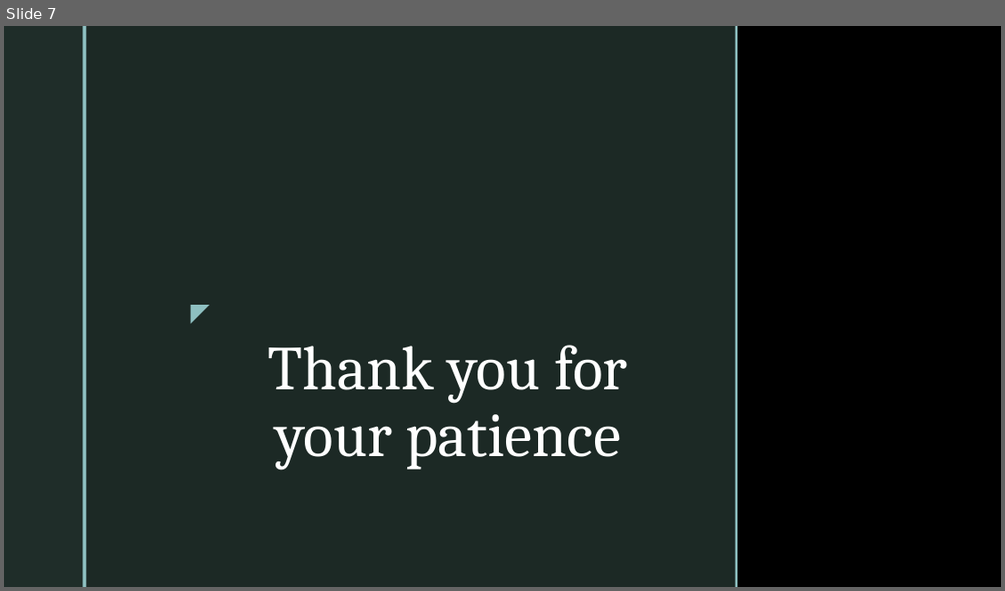
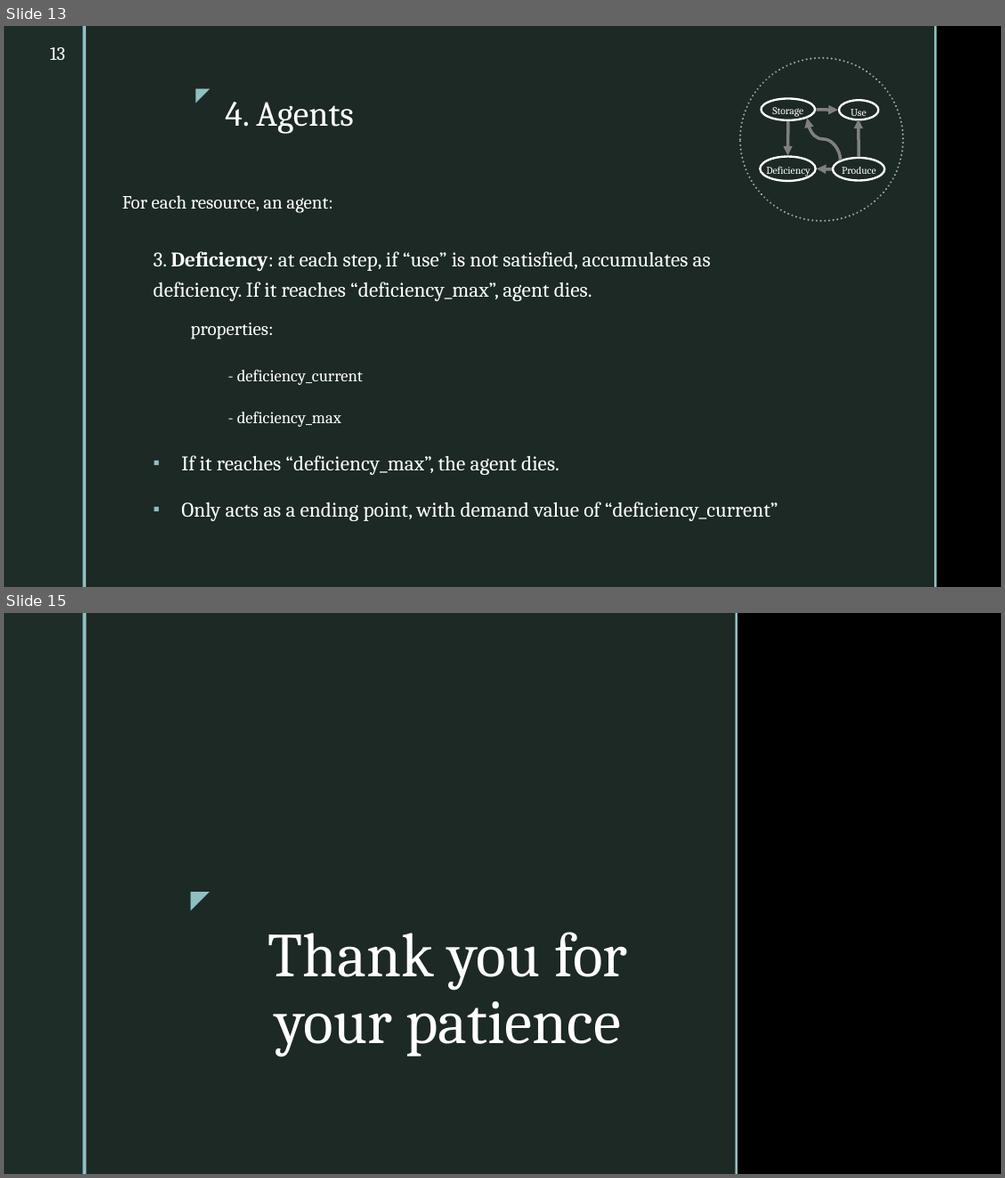
Before and after one commit to cmudrc/pied-piper, a slide deck: Other/Presentation/Presentation 02 - xx Sep, 2022/Presentation 02.pptx. Shown one above the other, each under a label of ours: slide 7 before the commit, slides 13 and 15 after it; the slides between them are not shown. The pictures are 1005x591 and 1005x1178 pixels, drawn with LibreOffice and Linux fonts; fonts in the diff are those of the drawing; background and template pictures are left out. Boxes give left, top, right and bottom in pixels: in the first picture for what was removed or moved away, otherwise in the second. Text is boxed around its words. In the diff, an @@ line names an element or a change of style, - is before the commit and + after.

```diff
--- a/Other/Presentation/Presentation 02 - xx Sep, 2022/Presentation 02.pptx
+++ b/Other/Presentation/Presentation 02 - xx Sep, 2022/Presentation 02.pptx
@@ slide 13 added at (x1=4, y1=26, x2=1001, y2=587), background picture (left out); not listed: 2 template elements that a slide beside it also shows @@
@@ page number added at (x1=50, y1=47, x2=65, y2=60), 18 pt, text #FFFFFF @@
+13
@@ rectangle added at (x1=86, y1=26, x2=934, y2=587), fill #1F2D29 at 92% opacity @@
@@ rectangle added at (x1=934, y1=26, x2=937, y2=587), fill #8EC0C1 @@
@@ text added at (x1=184, y1=79, x2=217, y2=108), 18 pt, text #8EC0C1 @@
+◤
@@ ellipse added at (x1=741, y1=58, x2=904, y2=221), outline #A6A6A6 2 pt dashed @@
@@ title added at (x1=225, y1=102, x2=353, y2=134), 34 pt, text #FFFFFF @@
+4. Agents
@@ ellipse added at (x1=760, y1=99, x2=815, y2=120), outline #FFFFFF 2 pt @@
@@ ellipse added at (x1=840, y1=100, x2=879, y2=119), outline #FFFFFF 2 pt @@
@@ text added at (x1=772, y1=107, x2=803, y2=117), 10 pt, text #FFFFFF @@
+Storage
@@ curved arrow added from (788, 121) to (788, 155), #808080 3 pt @@
@@ curved arrow added from (841, 160) to (807, 118), #808080 3 pt @@
@@ curved arrow added from (816, 110) to (838, 110), #808080 3 pt @@
@@ text added at (x1=850, y1=109, x2=866, y2=119), 10 pt, text #FFFFFF @@
+Use
@@ curved arrow added from (858, 157) to (858, 119), #808080 3 pt @@
@@ ellipse added at (x1=760, y1=156, x2=816, y2=181), outline #FFFFFF 2 pt @@
@@ ellipse added at (x1=833, y1=158, x2=884, y2=180), outline #FFFFFF 2 pt @@
@@ text added at (x1=766, y1=166, x2=810, y2=176), 10 pt, text #FFFFFF @@
+Deficiency
@@ curved arrow added from (832, 168) to (817, 168), #808080 3 pt @@
@@ text added at (x1=841, y1=167, x2=876, y2=174), 10 pt, text #FFFFFF @@
+Produce
@@ text added at (x1=122, y1=195, x2=333, y2=213), 18 pt, text #FFFFFF @@
+For each resource, an agent:
@@ text added at (x1=154, y1=251, x2=711, y2=426), 20 pt, text #FFFFFF @@
+3. Deficiency: at each step, if “use” is not satisfied, accumulates as deficiency. If it reaches “deficiency_max”, agent dies.
+  properties:
+- deficiency_current
+- deficiency_max
@@ text added at (x1=181, y1=455, x2=559, y2=475), 20 pt, text #FFFFFF @@
+▪ If it reaches “deficiency_max”, the agent dies.
@@ text added at (x1=181, y1=501, x2=778, y2=521), 20 pt, text #FFFFFF @@
+▪ Only acts as a ending point, with demand value of “deficiency_current”
@@ what was slide 7 is now slide 15 @@
```
Also in this commit, not shown: 6 slides changed, 7 other slides added, 8 other files.
